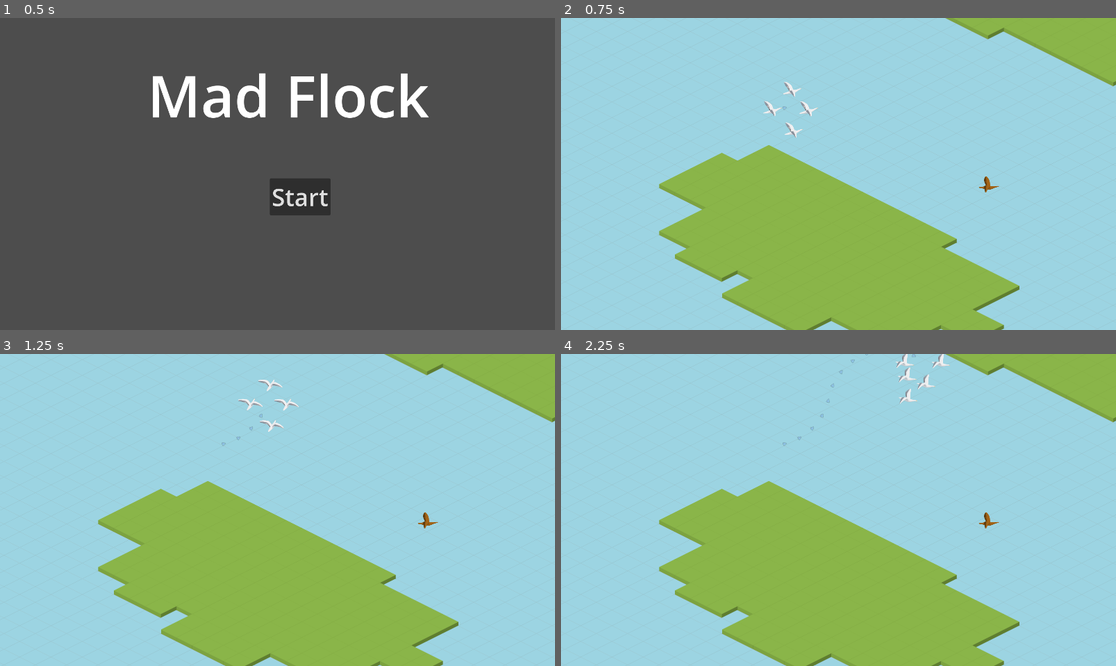
Above: before the commit, frames 1-4 (two rows, left to right).
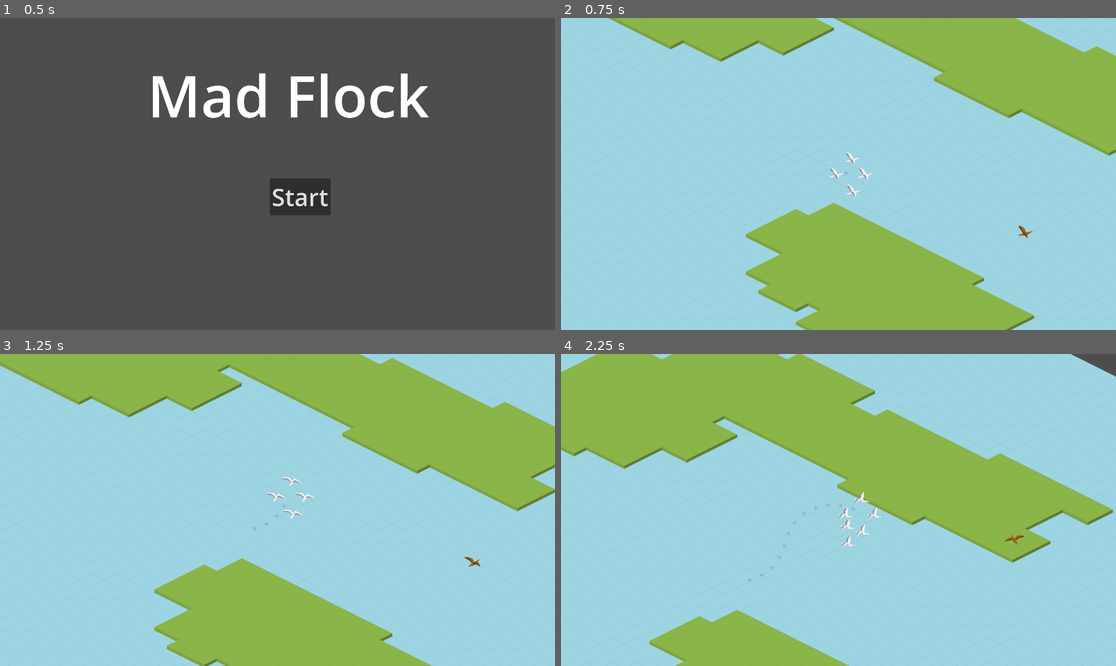
Above: after the commit, the same moments.

Repository: namatoj/nordicgamejam2024_seagull
Game: Godot game, scene res://scenes/title_screen.tscn
The game is run twice, just before and just after one commit, with the same random seed, the same clock (stepped at 60 frames per second) and the same inputs.
Inputs (mouse positions are in pixels of both pictures, inside the frame that each line leads up to):
- Up to frame 1 (0.5 s): no input
- Up to frame 2 (0.75 s): click "Start" at 0.5 s
- Up to frame 3 (1.25 s): no input
- Up to frame 4 (2.25 s): move the mouse to (960, 494) at 1.27 s; tap Space (Action) at 1.35, 2.1 s; move the mouse to (727, 525) at 2.02 s

Frame 1 is identical in both runs. In frame 2, 26% of the frame differs, in the area x 8-100%, y 0-100%; in frame 3, 38%; in frame 4, 56%, in the area x 0-100%, y 0-100%.

Commit message:
raptor roam and camera movement

Diff:
--- a/entities/raptor/raptor.gd
+++ b/entities/raptor/raptor.gd
@@ -8,19 +8,23 @@
 @export var rotation_speed = 2
 @export var speed = 400
 @export var escapeRadius = 500
+@export var attackRadius = 300
 
 var rotation_radians : float = 0
 
 var target : Node2D
 
+func _ready():
+	flight_manager.target_enabled = true
+	_on_roam_position_reached()
+
 func _process(_delta):
 	if target:
 		if !is_instance_valid(target) or target.global_position.distance_to(global_position) > escapeRadius:
 			target = null
-			flight_manager.target_enabled = false
-
 	if target:
 		flight_manager.target_pos = target.global_position
+
 	animation_manager.look_towards(rotation_radians)
 
 func _on_body_enters_detection_radius(body: Node2D) -> void:
@@ -30,3 +34,8 @@
 
 func _on_hurt_box_body_entered(body:Node2D):
 	body.queue_free()
+
+func _on_roam_position_reached():
+	var roam_range = 500
+	var new_roam_target = Vector2(roam_range, 0).rotated(randf_range(-PI/4, PI/4))
+	flight_manager.target_pos = global_position + new_roam_target
--- a/entities/seagull/player_flock.tscn
+++ b/entities/seagull/player_flock.tscn
@@ -27,3 +27,8 @@
 [node name="FlockCenter" type="Marker2D" parent="."]
 
 [node name="FlightManager" parent="." instance=ExtResource("3_fxly1")]
+
+[node name="Camera2D" type="Camera2D" parent="."]
+zoom = Vector2(0.4, 0.4)
+position_smoothing_enabled = true
+position_smoothing_speed = 4.0
--- a/scenes/level_1.tscn
+++ b/scenes/level_1.tscn
@@ -11,10 +11,6 @@
 [node name="TileMap" parent="." instance=ExtResource("1_j1hdi")]
 layer_0/tile_data = PackedInt32Array(-131071, 3, 0, -131070, 3, 0, -131069, 3, 0, -131068, 3, 0, -131067, 3, 0, -131066 …(81018 unchanged characters)…
 
-[node name="Camera2D" type="Camera2D" parent="."]
-position = Vector2(289, 267)
-zoom = Vector2(0.5, 0.5)
-
 [node name="Player Flock" parent="." instance=ExtResource("2_0kmc0")]
 
 [node name="Raptor" parent="." instance=ExtResource("3_fhjpq")]
--- a/scripts/FlightManager.gd
+++ b/scripts/FlightManager.gd
@@ -5,6 +5,10 @@
 
 @export var speed : float = 500
 @export var rotation_speed = 2
+
+signal position_reached
+
+var target_sensitivity = 20
 
 var target_pos : Vector2 = Vector2.ZERO
 var target_enabled = false
@@ -16,6 +20,8 @@
 
 		var velocity = Vector2.from_angle(parent.rotation_radians) * speed
 		parent.position += velocity * delta
+		if parent.position.distance_to(target_pos) < target_sensitivity:
+			emit_signal("position_reached")
 
 
 
